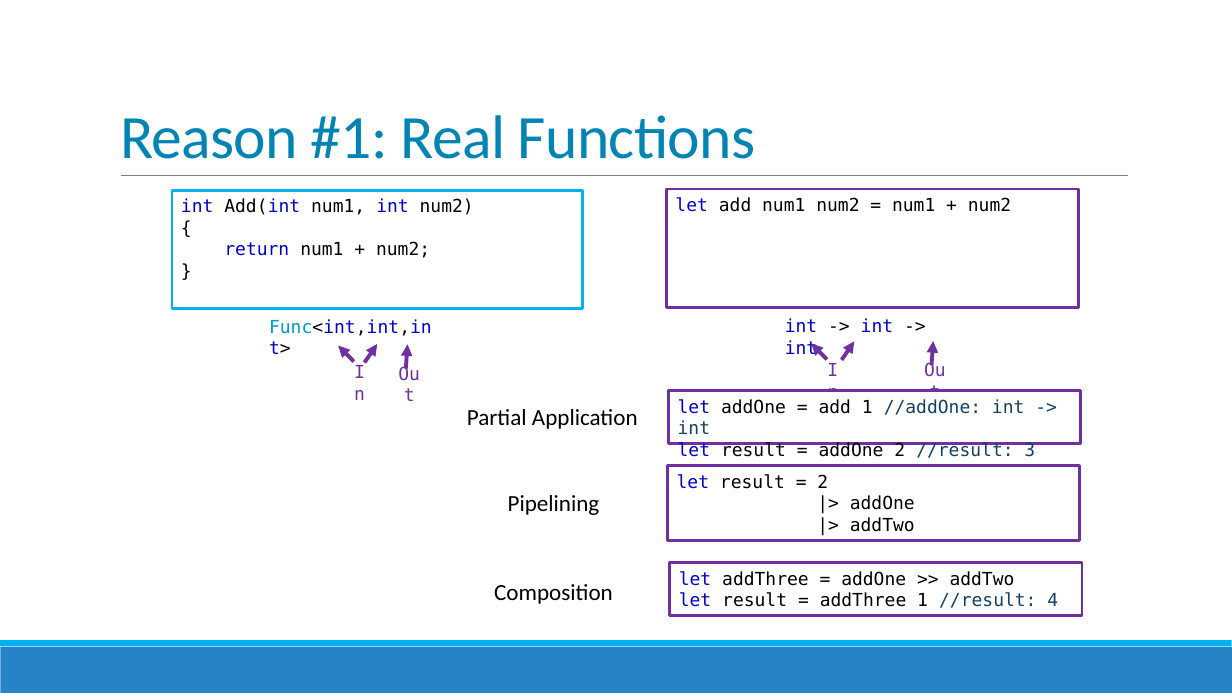
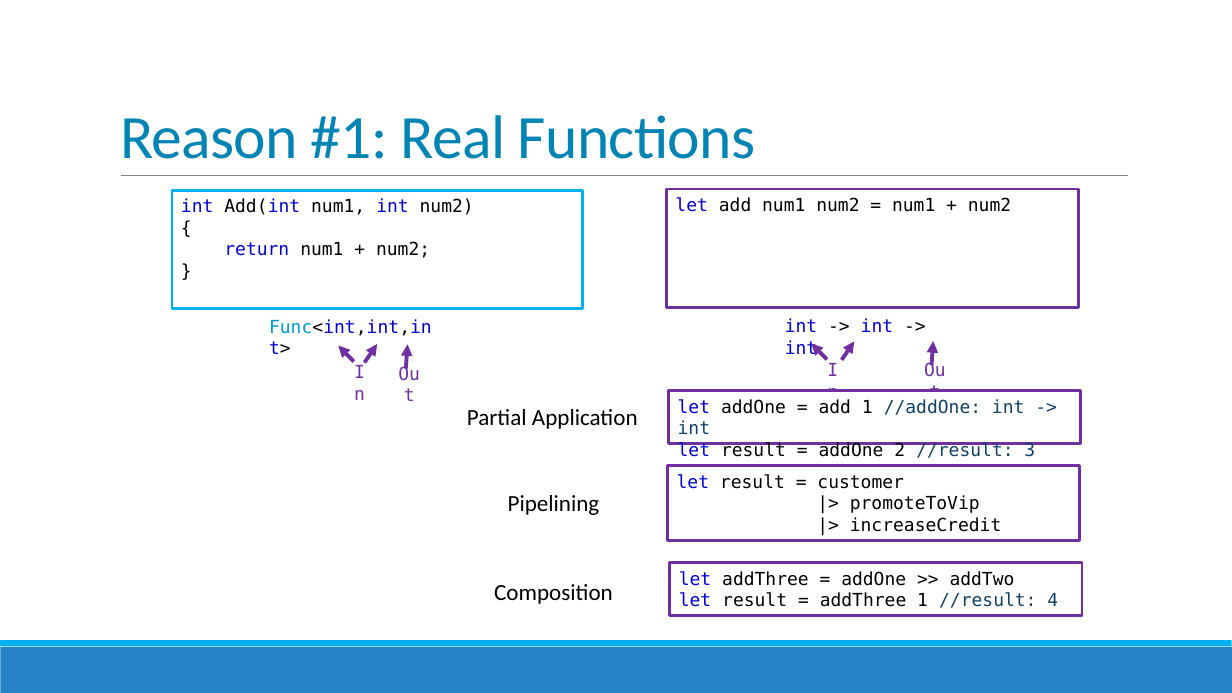
Before and after one commit to jorgef/fivereasons, a slide deck: slide 6 of FiveReasons.pptx. Drawn at 1232x693 pixels with LibreOffice and Linux fonts; fonts in the diff are those of the drawing. Boxes give left, top, right and bottom in pixels: in the first picture for what was removed or moved away, otherwise in the second. Text is boxed around its words. In the diff, an @@ line names an element or a change of style, - is before the commit and + after.

```diff
--- a/FiveReasons.pptx
+++ b/FiveReasons.pptx
@@ text in rectangle at (677,474,1002,532): text changed @@
-let result = 2
-|> addOne
-|> addTwo
+let result = customer
+|> promoteToVip
+|> increaseCredit
```
Also in this commit, not shown: 13 other slides changed, 2 slides added, 3 other files.
